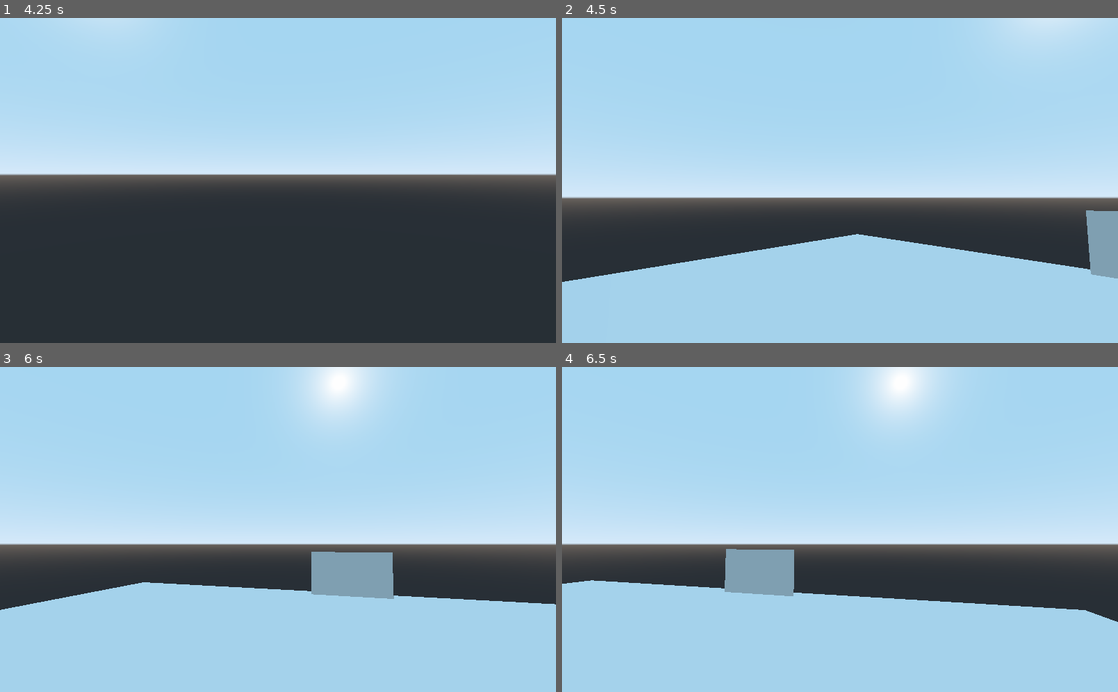
Above: before the commit, frames 1-4 (two rows, left to right).
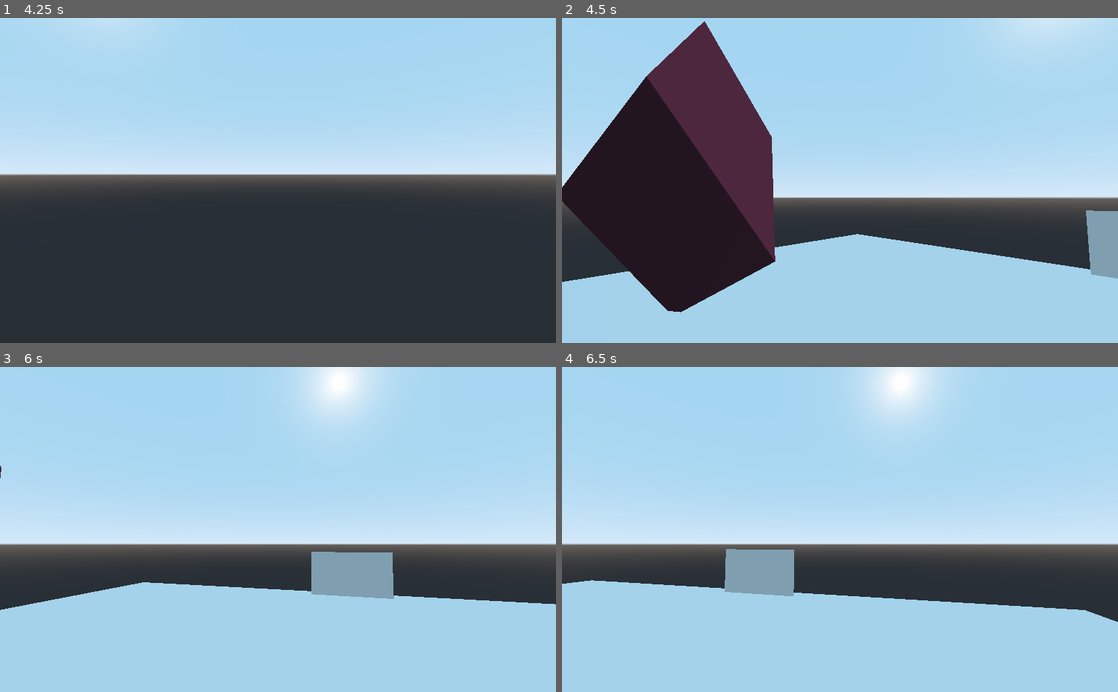
Above: after the commit, the same moments.

Repository: caioteixeiraa/comp-grafica-portais
Game: Godot game, scene res://Test3d.tscn
Two runs of this game, one before a commit and one after it. Both use one fixed random seed, a clock stepped at 60 frames per second and the inputs below.
Inputs (mouse positions are in pixels of both pictures, inside the frame that each line leads up to):
- Up to frame 1 (4.25 s): tap Enter (resume) at 0.5, 0.6, 2.1, 3.6 s; move the mouse to (305, 180) at 0.52 s; hold W (move_forward) from 0.53 s (still down); tap Space (jump) at 0.77, 1.52, 3.02, 3.77 s; move the mouse to (250, 180) at 1.27 s; tap F (toggle_flight) at 1.35, 2.85 s; tap R (restart) at 2 s; move the mouse to (289, 174) at 2.02 s; move the mouse to (272, 187) at 2.77 s; move the mouse to (316, 183) at 3.52 s
- Up to frame 2 (4.5 s): keep holding W (move_forward); tap R (restart) at 4.25 s; move the mouse to (795, 177) at 4.27 s; tap F (toggle_flight) at 4.35 s
- Up to frame 3 (6 s): tap Space (jump) at 4.52 s; move the mouse to (283, 529) at 5.02 s; tap Enter (resume) at 5.1 s; tap R (restart) at 5.75 s; move the mouse to (255, 523) at 5.77 s; release W (move_forward) at 5.78 s; hold D (move_right) from 5.78 s (still down); tap F (toggle_flight) at 5.85 s
- Up to frame 4 (6.5 s): keep holding D (move_right); tap Space (jump) at 6.02 s

Frame 1 is identical in both runs. In frame 2, 21% of the frame differs, in the area x 0-39%, y 1-91%; in frame 3, less than 0.1%; in frame 4, nothing differs.
Error after the commit: Invalid get index 'global_transform' (on base: 'null instance'). (res://PortalA.gd:38)

Commit message:
Add viewport with camera to Portal A. Camera does not move when player moves?

Diff:
--- a/Portal3/PortalA.gd
+++ b/Portal3/PortalA.gd
@@ -17,6 +17,7 @@
 	pass # Replace with function body.
 
 func _physics_process(delta):
+	update_camera_position()
 	var collidingBodies = staticBody.get_colliding_bodies()
 	for collidingBody in collidingBodies:
 		if collidingBody is KinematicBody:
@@ -29,3 +30,27 @@
 	# TODO get collidingBody position relative to PortalA position (relativePos = collidingBody.position - parentNode.position)
 	# TODO if it is, set collidingBody position to (PortalB.position + relativePos)
 	pass
+
+func update_camera_position():
+	var currentCameraTransform = get_node("RigidBody/CollisionShape/MeshInstance/Viewport/Camera").global_transform
+	var otherPortalTransform = get_parent().get_node("PortalB").global_transform
+	var thisPortalTransform = self.global_transform
+	var playerTransform = get_tree().root.get_child(0).get_node("PlayerBody").global_transform
+
+	var newCameraTransform = add_matrices(currentCameraTransform, playerTransform, false)
+	newCameraTransform = add_matrices(newCameraTransform, thisPortalTransform, true)
+	newCameraTransform = add_matrices(newCameraTransform, otherPortalTransform, false)
+
+	get_node("RigidBody/CollisionShape/MeshInstance/Viewport/Camera").global_transform = newCameraTransform
+	pass
+
+
+func add_matrices(matrixOne: Transform, matrixTwo: Transform, is_subtraction: bool):
+	var result = matrixOne
+	for i in range(2):
+		for j in range(3):
+			if (is_subtraction):
+				result[i][j] = matrixOne[i][j] + matrixTwo[i][j]
+			else:
+				result[i][j] = matrixOne[i][j] + matrixTwo[i][j]
+	return result
--- a/Portal3/Test3d.tscn
+++ b/Portal3/Test3d.tscn
@@ -7,16 +7,42 @@
 
 [sub_resource type="CubeMesh" id=1]
 
-[sub_resource type="BoxShape" id=2]
+[sub_resource type="SpatialMaterial" id=2]
+albedo_color = Color( 0.027451, 0.968627, 0.176471, 1 )
 
-[sub_resource type="CubeMesh" id=3]
+[sub_resource type="SpatialMaterial" id=3]
+albedo_color = Color( 0.498039, 0.498039, 0.498039, 1 )
 
-[sub_resource type="CapsuleShape" id=4]
+[sub_resource type="SpatialMaterial" id=9]
+albedo_color = Color( 0.521569, 0.188235, 0.282353, 1 )
 
-[sub_resource type="BoxShape" id=6]
+[sub_resource type="BoxShape" id=4]
+
+[sub_resource type="CubeMesh" id=5]
+
+[sub_resource type="CapsuleShape" id=6]
+
+[sub_resource type="BoxShape" id=7]
 extents = Vector3( 0.216452, 0.22763, 0.296509 )
 
-[sub_resource type="QuadMesh" id=5]
+[sub_resource type="QuadMesh" id=8]
+
+[sub_resource type="Shader" id=10]
+code = "shader_type spatial;
+render_mode unshaded;
+
+uniform sampler2D refl_tx;
+void fragment() {
+	ALBEDO = texture(refl_tx, vec2(SCREEN_UV.x, SCREEN_UV.y)).rgb;
+}"
+
+[sub_resource type="ViewportTexture" id=11]
+viewport_path = NodePath("PortalPair/PortalA/RigidBody/CollisionShape/MeshInstance/Viewport")
+
+[sub_resource type="ShaderMaterial" id=12]
+resource_local_to_scene = true
+shader = SubResource( 10 )
+shader_param/refl_tx = SubResource( 11 )
 
 [node name="Root" type="Spatial"]
 transform = Transform( 0.86348, 0, 0, 0, 0.86348, 0, 0, 0, 0.86348, 0, 0, 0 )
@@ -25,21 +51,31 @@
 [node name="Cube" type="MeshInstance" parent="."]
 transform = Transform( 0.506378, -0.325901, 0, 0.325901, 0.506378, 0, 0, 0, 0.602188, 1.05184, 5.16415, -1.31809 )
 mesh = SubResource( 1 )
-material/0 = null
+material/0 = SubResource( 2 )
+
+[node name="Cube3" type="MeshInstance" parent="."]
+transform = Transform( -0.121269, -0.106865, -0.58009, -0.58177, 0.11936, 0.0996318, 0.0972993, 0.580485, -0.127279, -6.89287, 5.16415, 12.1673 )
+mesh = SubResource( 1 )
+material/0 = SubResource( 3 )
 
 [node name="Cube2" type="MeshInstance" parent="."]
 transform = Transform( 4.72499, -3.04097, 0, 0.976735, 1.51763, -3.95875, 1.48837, 2.3126, 1.25378, 21.2909, 6.53353, -4.74866 )
 mesh = SubResource( 1 )
 material/0 = null
 
+[node name="Cube4" type="MeshInstance" parent="."]
+transform = Transform( 3.1768, -0.176567, -3.44552, -3.63145, 3.39404, -1.94938, 1.48837, 2.3126, 1.25378, -20.9846, 8.58625, -4.74866 )
+mesh = SubResource( 1 )
+material/0 = SubResource( 9 )
+
 [node name="StaticBody" type="StaticBody" parent="."]
 transform = Transform( 32, 0, 0, 0, 1, 0, 0, 0, 32, 0, -1, 0 )
 
 [node name="CollisionShape" type="CollisionShape" parent="StaticBody"]
-shape = SubResource( 2 )
+shape = SubResource( 4 )
 
 [node name="MeshInstance" type="MeshInstance" parent="StaticBody"]
-mesh = SubResource( 3 )
+mesh = SubResource( 5 )
 material/0 = null
 
 [node name="PlayerBody" type="KinematicBody" parent="."]
@@ -75,29 +111,25 @@
 
 [node name="CollisionShape" type="CollisionShape" parent="PortalPair/PortalA/RigidBody"]
 transform = Transform( 17, 0, 0, 0, 9, 0, 0, 0, 1, 0, 0, 0 )
-shape = SubResource( 6 )
+shape = SubResource( 7 )
 
 [node name="MeshInstance" type="MeshInstance" parent="PortalPair/PortalA/RigidBody/CollisionShape"]
 transform = Transform( 0.470588, 0, 0, 0, 0.5, 0, 0, 0, 1, 0, 0, 0 )
-mesh = SubResource( 5 )
-material/0 = null
+mesh = SubResource( 8 )
+material/0 = SubResource( 12 )
 
 [node name="Viewport" type="Viewport" parent="PortalPair/PortalA/RigidBody/CollisionShape/MeshInstance"]
-size = Vector2( 1024, 512 )
-handle_input_locally = false
-hdr = false
-disable_3d = true
+size = Vector2( 1600, 900 )
 
 [node name="Camera" type="Camera" parent="PortalPair/PortalA/RigidBody/CollisionShape/MeshInstance/Viewport"]
-transform = Transform( 0.437317, 0.754892, -0.488766, -0.789345, 0.582626, 0.193601, 0.430916, 0.30114, 0.850663, -26.5801, 4.83309, 26.9077 )
-fov = 62.0706
+transform = Transform( 0.744958, 0.223033, 0.628725, -0.365628, 0.924801, 0.105159, -0.557991, -0.308219, 0.770485, 0, 7.11653, 15.4991 )
 
 [node name="PortalB" type="Spatial" parent="PortalPair"]
 transform = Transform( 1, 0, 0, 0, 1, 0, 0, 0, 1, 0, 2.25, -26 )
 
 [node name="MeshInstance" type="MeshInstance" parent="PortalPair/PortalB"]
 transform = Transform( 8, 0, 0, 0, 4.5, 0, 0, 0, 1, 0, 0, 0 )
-mesh = SubResource( 5 )
+mesh = SubResource( 8 )
 material/0 = null
 
 [node name="Viewport" type="Viewport" parent="PortalPair/PortalB"]
Not shown: 2 places in Portal3/Test3d.tscn that only renumber resources
